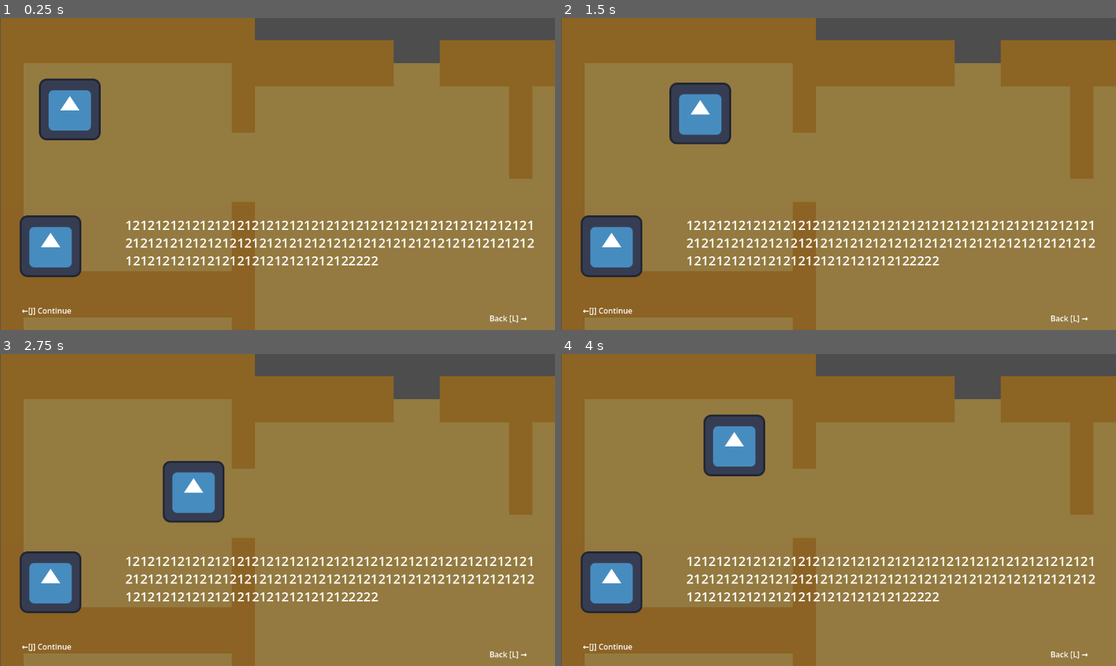
Above: before the commit, frames 1-4 (two rows, left to right).
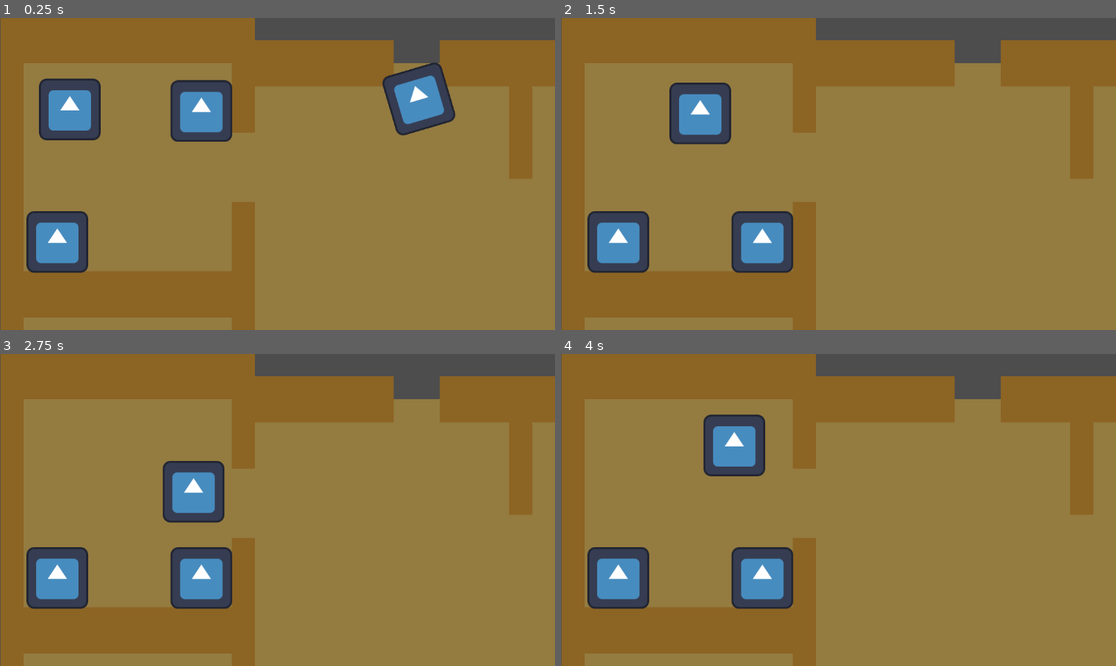
Above: after the commit, the same moments.

Repository: Isabelle1909/JuggleManMania
Game: Godot game, scene res://scenes/house.tscn
Same seed, same stepped clock (60 frames per second), same inputs: the game is played once before the commit and once after it. The engine's default icon, where the game draws it, is replaced by a stand-in: a white triangle on a blue panel in a dark square.
Inputs:
- Up to frame 1 (0.25 s): no input
- Up to frame 2 (1.5 s): hold Right (ui_right) 0.53-1.28 s; hold Down (ui_down) from 1.28 s (still down)
- Up to frame 3 (2.75 s): release Down (ui_down) at 2.03 s; hold Right (ui_right) from 2.03 s (still down)
- Up to frame 4 (4 s): release Right (ui_right) at 2.78 s; hold Up (ui_up) 2.78-3.53 s; hold Left (ui_left) from 3.53 s (still down)

The runs differ from the first frame. In frame 1, 8.6% of the frame differs, in the area x 3-97%, y 14-98%; in frame 2, 6.0%; in frame 3, 6.0%; in frame 4, 6.0%.

Commit message:
Finished interactables

Diff:
--- /dev/null
+++ b/juggle-man-mania-project/Interactable.gd
@@ -0,0 +1,6 @@
+extends RigidBody2D
+
+@export var title = "object"
+
+func _ready():
+	name = title
--- a/juggle-man-mania-project/scenes/house.tscn
+++ b/juggle-man-mania-project/scenes/house.tscn
@@ -2,6 +2,7 @@
 
 [ext_resource type="TileSet" uid="uid://dmt30scjkk0fc" path="res://tilesets/game_tile_set.tres" id="1_rk7hg"]
 [ext_resource type="PackedScene" uid="uid://dksw6vohgomcm" path="res://scenes/player.tscn" id="3_3bgk5"]
+[ext_resource type="PackedScene" uid="uid://i5ot6tbllc4l" path="res://scenes/interactable.tscn" id="4_3bgk5"]
 [ext_resource type="PackedScene" uid="uid://effsrxenqkmr" path="res://scenes/ui_scenes/text_ui.tscn" id="4_se78b"]
 
 [node name="house" type="Node2D" unique_id=626814677]
@@ -30,3 +31,43 @@
 position_smoothing_speed = 16.0
 
 [node name="text_ui" parent="." unique_id=1281821818 instance=ExtResource("4_se78b")]
+visible = false
+
+[node name="key_interactables" type="Node2D" parent="." unique_id=279575357]
+
+[node name="mirror" parent="key_interactables" unique_id=557428342 instance=ExtResource("4_3bgk5")]
+position = Vector2(163.715, 0)
+title = "mirror"
+
+[node name="Sprite2D" parent="key_interactables/mirror" index="0" unique_id=403400776]
+position = Vector2(-188.715, 795)
+
+[node name="CollisionShape2D" parent="key_interactables/mirror" index="1" unique_id=203169812]
+position = Vector2(-189.43, 795)
+
+[node name="bed" parent="key_interactables" unique_id=1155819551 instance=ExtResource("4_3bgk5")]
+position = Vector2(-26, 271)
+title = "bed"
+
+[node name="wardrobe" parent="key_interactables" unique_id=233140510 instance=ExtResource("4_3bgk5")]
+position = Vector2(273, -25)
+title = "wardrobe"
+
+[node name="computor" parent="key_interactables" unique_id=566412030 instance=ExtResource("4_3bgk5")]
+position = Vector2(1155, 12)
+title = "computor"
+
+[node name="front_door" parent="key_interactables" unique_id=561183489 instance=ExtResource("4_3bgk5")]
+position = Vector2(724, 861)
+title = "front_door"
+
+[node name="back_door" parent="key_interactables" unique_id=632025299 instance=ExtResource("4_3bgk5")]
+position = Vector2(725, -97)
+title = "back_door"
+
+[editable path="key_interactables/mirror"]
+[editable path="key_interactables/bed"]
+[editable path="key_interactables/wardrobe"]
+[editable path="key_interactables/computor"]
+[editable path="key_interactables/front_door"]
+[editable path="key_interactables/back_door"]
--- /dev/null
+++ b/juggle-man-mania-project/scenes/interactable.tscn
@@ -0,0 +1,17 @@
+[gd_scene format=3 uid="uid://i5ot6tbllc4l"]
+
+[ext_resource type="Script" uid="uid://c2521k6budvog" path="res://Interactable.gd" id="1_ij5l6"]
+[ext_resource type="Texture2D" uid="uid://d3i4sqhx8wrdo" path="res://icon.svg" id="2_8o6w2"]
+
+[sub_resource type="RectangleShape2D" id="RectangleShape2D_w4xns"]
+size = Vector2(117, 123)
+
+[node name="Interactable" type="RigidBody2D" unique_id=557428342]
+script = ExtResource("1_ij5l6")
+
+[node name="Sprite2D" type="Sprite2D" parent="." unique_id=403400776]
+texture = ExtResource("2_8o6w2")
+
+[node name="CollisionShape2D" type="CollisionShape2D" parent="." unique_id=203169812]
+position = Vector2(0.5, -0.5)
+shape = SubResource("RectangleShape2D_w4xns")
Not shown, added: juggle-man-mania-project/Interactable.gd.uid
